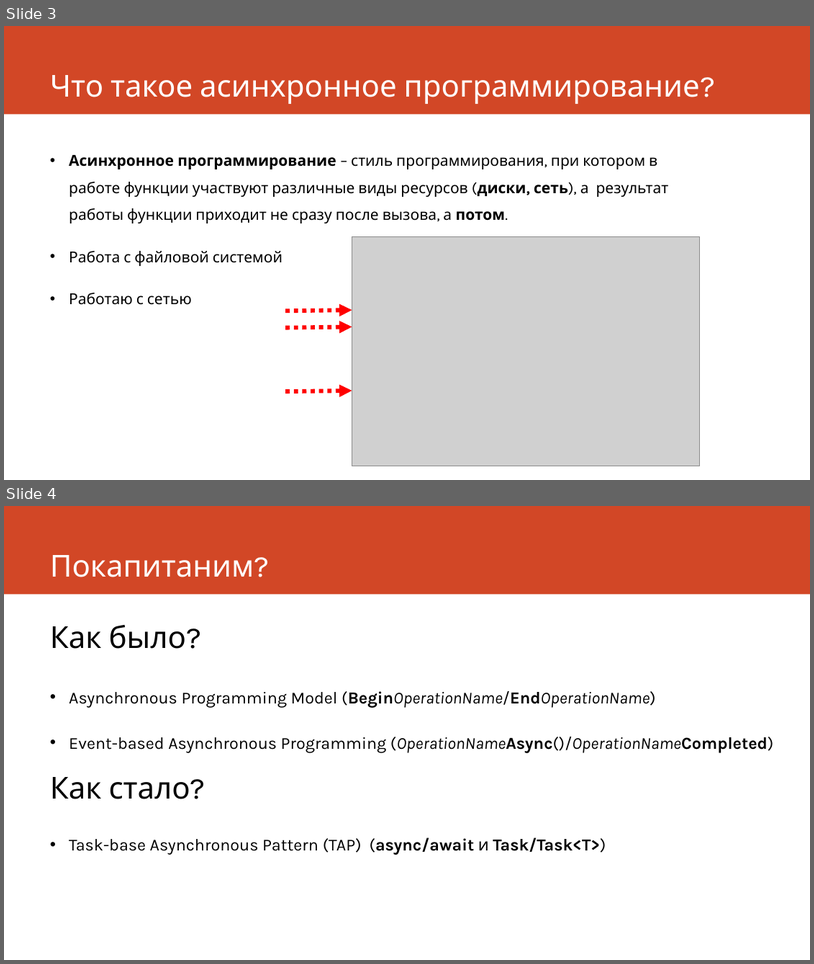
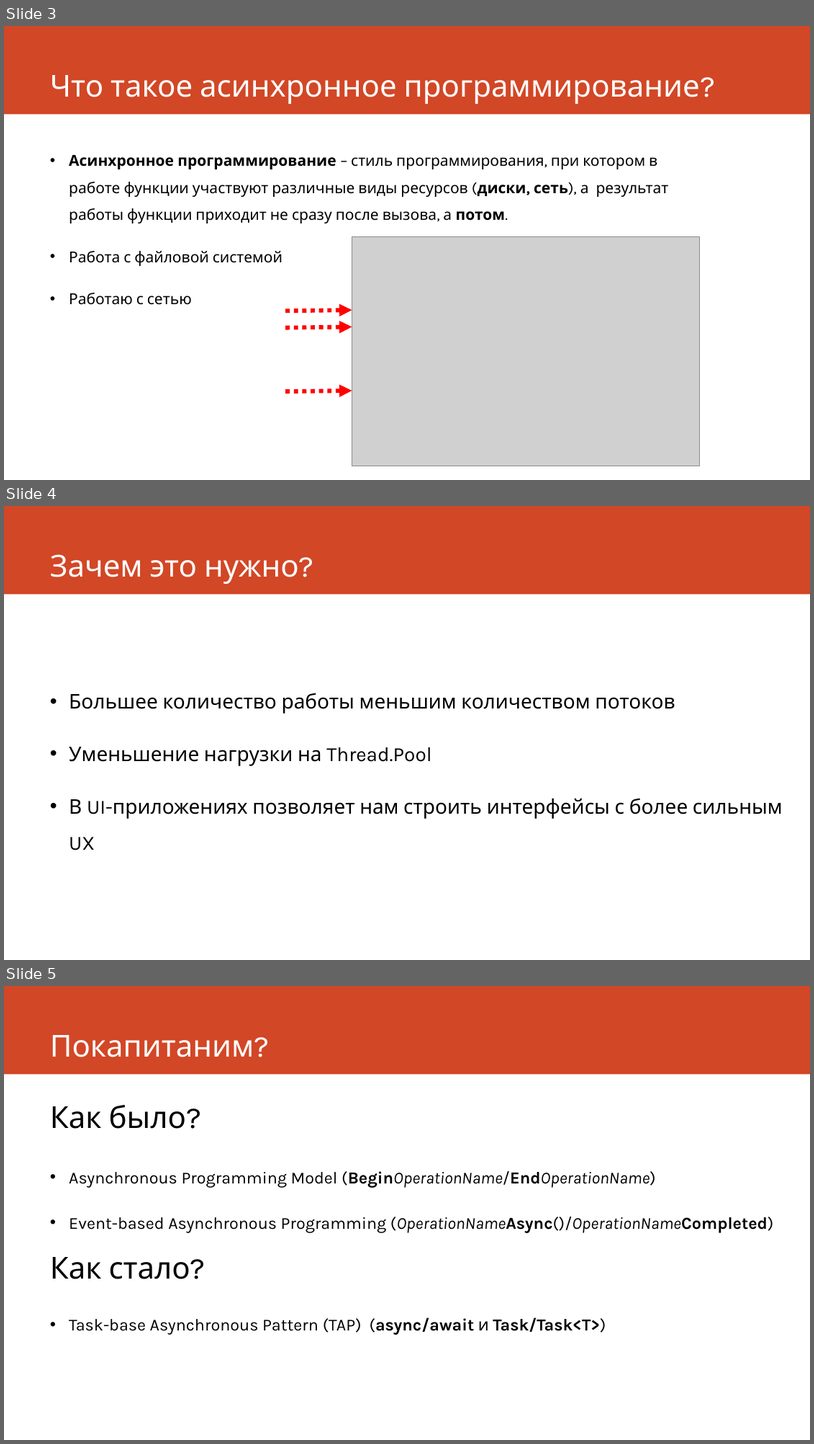
Before and after one commit to Egorikas/ItSreda, a slide deck: async-await.pptx. Shown one above the other, each under a label of ours: slides 3 and 4 before the commit, slides 3, 4 and 5 after it. The pictures are 814x964 and 814x1444 pixels, drawn with LibreOffice and Linux fonts; fonts in the diff are those of the drawing; grey boxes stand for pictures. Boxes give left, top, right and bottom in pixels: in the first picture for what was removed or moved away, otherwise in the second. Text is boxed around its words. In the diff, an @@ line names an element or a change of style, - is before the commit and + after.

```diff
--- a/async-await.pptx
+++ b/async-await.pptx
@@ slide 4 added at (x1=4, y1=506, x2=810, y2=960), background #FFFFFF; not listed: 1 template element that a slide beside it also shows @@
@@ title added at (x1=50, y1=554, x2=299, y2=584), 36 pt, text #FFFFFF @@
+Зачем это нужно?
@@ text added at (x1=69, y1=692, x2=783, y2=850), 24 pt, text #000000 @@
+• Большее количество работы меньшим количеством потоков
+• Уменьшение нагрузки на Thread.Pool
+• В UI-приложениях позволяет нам строить интерфейсы с более сильным UX
@@ what was slide 4 is now slide 5 @@
```
Also in this commit, not shown: 2 slides changed.
